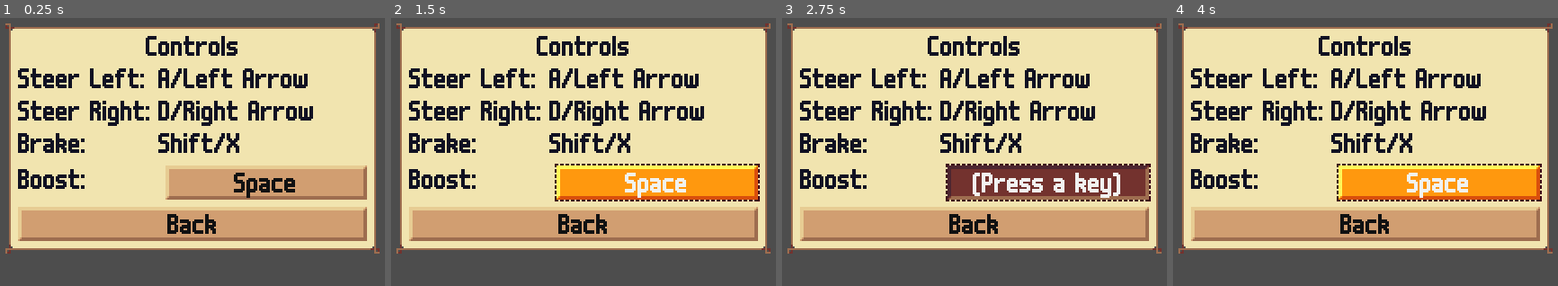
Above: before the commit, frames 1-4 (left to right).
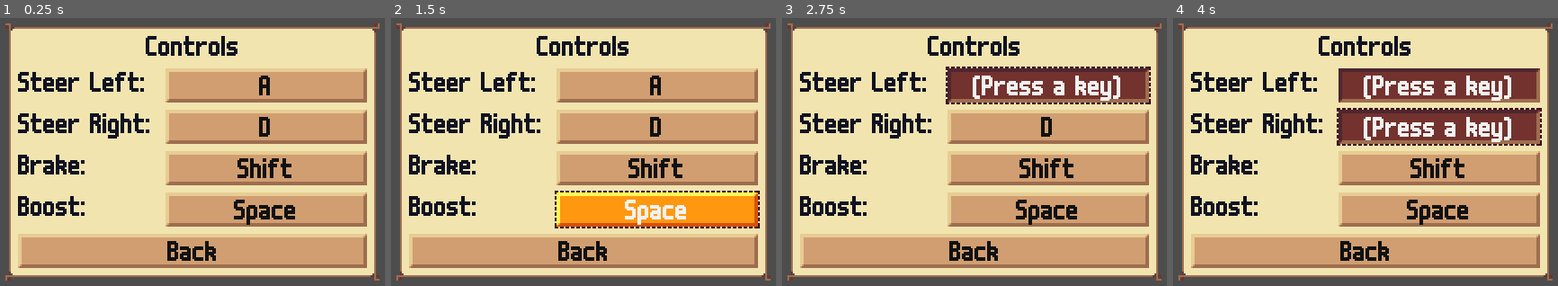
Above: after the commit, the same moments.

Repository: krobbi/afrogalypse
Game: Godot game, scene res://gui/cards/controls_gui_card.tscn
The game is run twice, just before and just after one commit, with the same random seed, the same clock (stepped at 60 frames per second) and the same inputs. This scene is started directly instead of the project's main scene.
Inputs:
- Up to frame 1 (0.25 s): no input
- Up to frame 2 (1.5 s): click "Space" at 0.5 s; click "(Press a key)" at 1.25 s
- Up to frame 3 (2.75 s): click "Space" (after the commit: "A") at 2 s
- Up to frame 4 (4 s): click "Back" at 2.75 s; click "(Press a key)" (after the commit: "D") at 3.5 s

The runs differ from the first frame. In frame 1, 50% of the frame differs, in the area x 1-99%, y 18-98%; in frame 2, 55%; in frame 3, 53%; in frame 4, 53%.

Commit message:
Make all controls mappable

Diff:
--- a/autoloads/config/config.gd
+++ b/autoloads/config/config.gd
@@ -11,7 +11,10 @@
 var _data: Dictionary = {
 	"volume/sound": 75,
 	"volume/music": 50,
-	"controls/boost": "auto",
+	"controls/steer_left": "default",
+	"controls/steer_right": "default",
+	"controls/brake": "default",
+	"controls/boost": "default",
 	"progress/has_seen_tutorial": false,
 	"progress/high_score": 0,
 }
--- a/autoloads/input_manager/input_manager.gd
+++ b/autoloads/input_manager/input_manager.gd
@@ -3,7 +3,10 @@
 
 ## A map of actions to their default input mapping code [String]s.
 const _DEFAULT_MAPPINGS: Dictionary = {
-	"boost": "key/%s" % KEY_SPACE,
+	"steer_left": "key/#%d" % KEY_A,
+	"steer_right": "key/#%d" % KEY_D,
+	"brake": "key/#%d" % KEY_SHIFT,
+	"boost": "key/#%d" % KEY_SPACE,
 }
 
 ## Run when the input manager is ready. Subscribe the input manager to the
@@ -35,7 +38,7 @@
 func encode(event: InputEvent) -> String:
 	assert(event is InputEventKey, "Only keyboard input can be mapped.")
 
-	return "key/%d" % event.physical_keycode
+	return "key/#%d" % event.physical_keycode
 
 
 ## Decode an [InputEvent] from an input mapping code [String]. Return
--- a/gui/cards/controls_gui_card.tscn
+++ b/gui/cards/controls_gui_card.tscn
@@ -10,39 +10,23 @@
 text = "heading.controls"
 horizontal_alignment = 1
 
-[node name="GridContainer" type="GridContainer" parent="VBoxContainer" index="1"]
+[node name="SteerLeftAction" parent="VBoxContainer" index="1" instance=ExtResource("2_6th8t")]
 layout_mode = 2
-columns = 2
+_action = "steer_left"
 
-[node name="SteerLeftAction" type="Label" parent="VBoxContainer/GridContainer" index="0"]
+[node name="SteerRightAction" parent="VBoxContainer" index="2" instance=ExtResource("2_6th8t")]
 layout_mode = 2
-text = "action.steer_left"
+_action = "steer_right"
 
-[node name="SteerLeftControl" type="Label" parent="VBoxContainer/GridContainer" index="1"]
+[node name="BrakeAction" parent="VBoxContainer" index="3" instance=ExtResource("2_6th8t")]
 layout_mode = 2
-text = "control.steer_left"
+_action = "brake"
 
-[node name="SteerRightAction" type="Label" parent="VBoxContainer/GridContainer" index="2"]
-layout_mode = 2
-text = "action.steer_right"
-
-[node name="SteerRightControl" type="Label" parent="VBoxContainer/GridContainer" index="3"]
-layout_mode = 2
-text = "control.steer_right"
-
-[node name="BrakeAction" type="Label" parent="VBoxContainer/GridContainer" index="4"]
-layout_mode = 2
-text = "action.brake"
-
-[node name="BrakeControl" type="Label" parent="VBoxContainer/GridContainer" index="5"]
-layout_mode = 2
-text = "control.brake"
-
-[node name="BoostAction" parent="VBoxContainer" index="2" instance=ExtResource("2_6th8t")]
+[node name="BoostAction" parent="VBoxContainer" index="4" instance=ExtResource("2_6th8t")]
 layout_mode = 2
 _action = "boost"
 
-[node name="BackButton" type="Button" parent="VBoxContainer" index="3" groups=["focus"]]
+[node name="BackButton" type="Button" parent="VBoxContainer" index="5" groups=["focus"]]
 layout_mode = 2
 text = "button.back"
 
--- a/project.godot
+++ b/project.godot
@@ -106,14 +106,6 @@
 
 [input]
 
-ui_accept={
-"deadzone": 0.5,
-"events": [Object(InputEventKey,"resource_local_to_scene":false,"resource_name":"","device":0,"window_id":0,"alt_pressed":false,"shift_pressed":false,"ctrl_pressed":false,"meta_pressed":false,"pressed":false,"keycode":4194309,"physical_keycode":0,"key_label":0,"unicode":4194309,"echo":false,"script":null)
-, Object(InputEventKey,"resource_local_to_scene":false,"resource_name":"","device":0,"window_id":0,"alt_pressed":false,"shift_pressed":false,"ctrl_pressed":false,"meta_pressed":false,"pressed":false,"keycode":4194310,"physical_keycode":0,"key_label":0,"unicode":4194310,"echo":false,"script":null)
-, Object(InputEventKey,"resource_local_to_scene":false,"resource_name":"","device":0,"window_id":0,"alt_pressed":false,"shift_pressed":false,"ctrl_pressed":false,"meta_pressed":false,"pressed":false,"keycode":32,"physical_keycode":0,"key_label":0,"unicode":32,"echo":false,"script":null)
-, Object(InputEventKey,"resource_local_to_scene":false,"resource_name":"","device":-1,"window_id":0,"alt_pressed":false,"shift_pressed":false,"ctrl_pressed":false,"meta_pressed":false,"pressed":false,"keycode":0,"physical_keycode":90,"key_label":0,"unicode":122,"echo":false,"script":null)
-]
-}
 steer_left={
 "deadzone": 0.5,
 "events": [Object(InputEventKey,"resource_local_to_scene":false,"resource_name":"","device":-1,"window_id":0,"alt_pressed":false,"shift_pressed":false,"ctrl_pressed":false,"meta_pressed":false,"pressed":false,"keycode":0,"physical_keycode":65,"key_label":0,"unicode":97,"echo":false,"script":null)
--- a/resources/translations/text.csv
+++ b/resources/translations/text.csv
@@ -12,10 +12,6 @@
 button.retry,"Retry"
 button.start,"Start"
 button.tutorial,"Tutorial"
-control.boost,"Space/Z"
-control.brake,"Shift/X"
-control.steer_left,"A/Left Arrow"
-control.steer_right,"D/Right Arrow"
 credits.font,"Font: m6x11"
 credits.font.author,"Daniel Linssen"
 credits.font.link,"(managore.itch.io/m6x11)"
@@ -37,8 +33,8 @@
 tutorial.boosting.control,"{input/boost}:\nBoost"
 tutorial.boosting.use_energy,"Or you can use energy for\na boost."
 tutorial.dodging.avoid_frogs,"Beware of crossing frogs.\nThey will damage your car."
-tutorial.dodging.control.brake,"Shift / X:\nBrake"
-tutorial.dodging.control.steer,"WASD / Arrow Keys:\nSteer"
+tutorial.dodging.control.brake,"{input/brake}:\nBrake"
+tutorial.dodging.control.steer,"{input/steer_left} / {input/steer_right}:\nSteer"
 tutorial.dodging.drift,"Braking will allow you to drift\nin the opposite direction."
 tutorial.end,"Good luck."
 tutorial.signs.gain_energy,"As you pass signs you will\ngain energy."
Binary file changed: resources/translations/text.en.translation
Not shown, changed: readme.md
